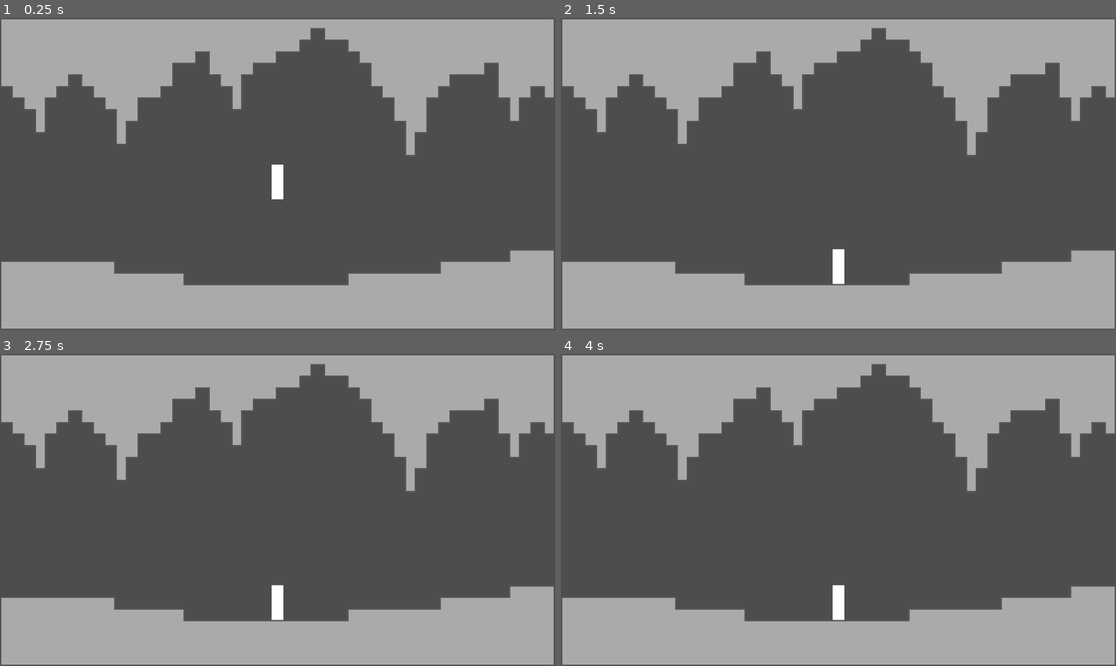
Above: before the commit, frames 1-4 (two rows, left to right).
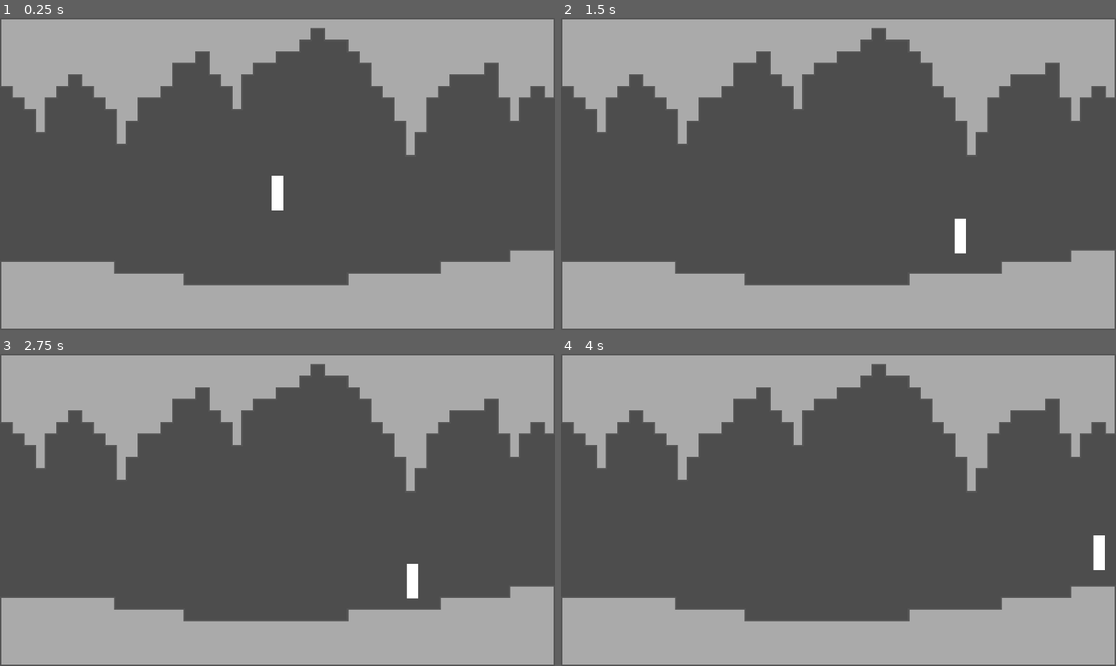
Above: after the commit, the same moments.

Repository: Crafter549/Action-Game-Hackathon
Game: Godot game, scene res://main.tscn
The game is run twice, just before and just after one commit, with the same random seed, the same clock (stepped at 60 frames per second) and the same inputs.
Inputs:
- Up to frame 1 (0.25 s): no input
- Up to frame 2 (1.5 s): hold D (move_right, bound only after the commit) from 0.53 s (still down); tap W (jump, bound only after the commit) at 0.6, 0.77, 1.07, 1.35 s
- Up to frame 3 (2.75 s): tap W (jump, bound only after the commit) at 1.52, 1.82, 2.1 s; release D (move_right, bound only after the commit) at 2.03 s; hold A (move_left, bound only after the commit) from 2.03 s (still down)
- Up to frame 4 (4 s): release A (move_left, bound only after the commit) at 2.78 s; hold D (move_right, bound only after the commit) from 2.78 s (still down); tap W (jump, bound only after the commit) at 2.85, 3.02, 3.32, 3.6, 3.77 s

The runs differ from the first frame. In frame 1, 0.2% of the frame differs, in the area x 48-52%, y 46-62%; in frame 2, 0.5%, in the area x 48-73%, y 64-86%; in frame 3, 0.5%; in frame 4, 0.5%.

Commit message:
Player script first draft

Diff:
--- a/action-game-hackathon/player.gd
+++ b/action-game-hackathon/player.gd
@@ -2,22 +2,50 @@
 
 @export var tileSize = 40 # pixels / tile
 
-@export var xAcc = 20 # tiles / second^2
-@export var XDec = 10 # tiles / second^2
-@export var gravity = 20 # tiles / second^2
+@export var xAcc = 75 # tiles / second^2
+@export var xDec = 100 # tiles / second^2
+@export var maxXVel = 12 # tiles / second
 
-@export var maxXVel = 5 # tiles / second
-@export var maxYVel = 5 # tiles / second
-
-var acc = Vector2(0, 0) # tiles / second^2
-var vel = Vector2(0, 0) # tiles / second
+@export var gravity = 50 # tiles / second^2
+@export var jumpVel = 16 # tiles / second
+@export var maxYVel = 24 # tiles / second
 
 func _physics_process(delta):
-	acc = Vector2(0, 0)
+	var acc = Vector2(0, 0) # tiles / second^2
+	var vel = velocity / tileSize # tiles / second
+
+	var xInput = 0
+	if Input.is_action_pressed("move_right"):
+		xInput += 1
+	if Input.is_action_pressed("move_left"):
+		xInput += -1
+
+	if vel.x > xDec * delta:
+		if xInput == 1:
+			acc.x = xAcc
+		else:
+			acc.x = -xDec
+	elif vel.x < -xDec * delta:
+		if xInput == -1:
+			acc.x = -xAcc
+		else:
+			acc.x = xDec
+	else:
+		if xInput == 1:
+			acc.x = xAcc
+		elif xInput == -1:
+			acc.x = -xAcc
+		else:
+			vel.x = 0
 
 	acc.y = gravity
 
+	if is_on_floor() && Input.is_action_just_pressed("jump"):
+		vel.y = -jumpVel
+
 	vel += acc * delta
+	vel.x = clamp(vel.x, -maxXVel, maxXVel)
+	vel.y = clamp(vel.y, -maxYVel, maxYVel)
 
 	velocity = vel * tileSize
 	move_and_slide()
--- a/action-game-hackathon/project.godot
+++ b/action-game-hackathon/project.godot
@@ -21,6 +21,24 @@
 window/size/viewport_height=1080
 window/size/mode=3
 
+[input]
+
+move_right={
+"deadzone": 0.2,
+"events": [Object(InputEventKey,"resource_local_to_scene":false,"resource_name":"","device":-1,"window_id":0,"alt_pressed":false,"shift_pressed":false,"ctrl_pressed":false,"meta_pressed":false,"pressed":false,"keycode":0,"physical_keycode":68,"key_label":0,"unicode":100,"location":0,"echo":false,"script":null)
+]
+}
+move_left={
+"deadzone": 0.2,
+"events": [Object(InputEventKey,"resource_local_to_scene":false,"resource_name":"","device":-1,"window_id":0,"alt_pressed":false,"shift_pressed":false,"ctrl_pressed":false,"meta_pressed":false,"pressed":false,"keycode":0,"physical_keycode":65,"key_label":0,"unicode":97,"location":0,"echo":false,"script":null)
+]
+}
+jump={
+"deadzone": 0.2,
+"events": [Object(InputEventKey,"resource_local_to_scene":false,"resource_name":"","device":-1,"window_id":0,"alt_pressed":false,"shift_pressed":false,"ctrl_pressed":false,"meta_pressed":false,"pressed":false,"keycode":0,"physical_keycode":87,"key_label":0,"unicode":119,"location":0,"echo":false,"script":null)
+]
+}
+
 [layer_names]
 
 2d_physics/layer_1="Foreground Tiles"
